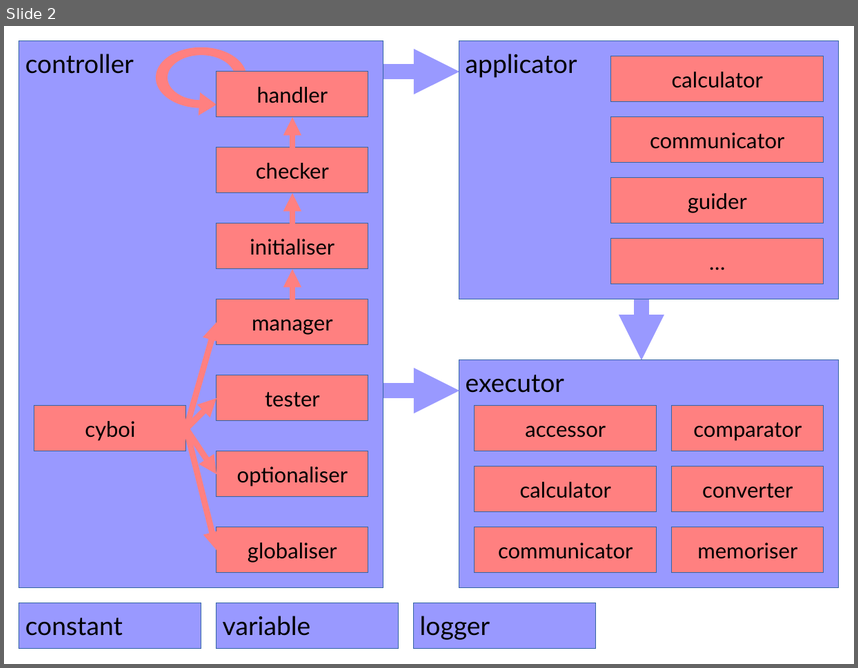
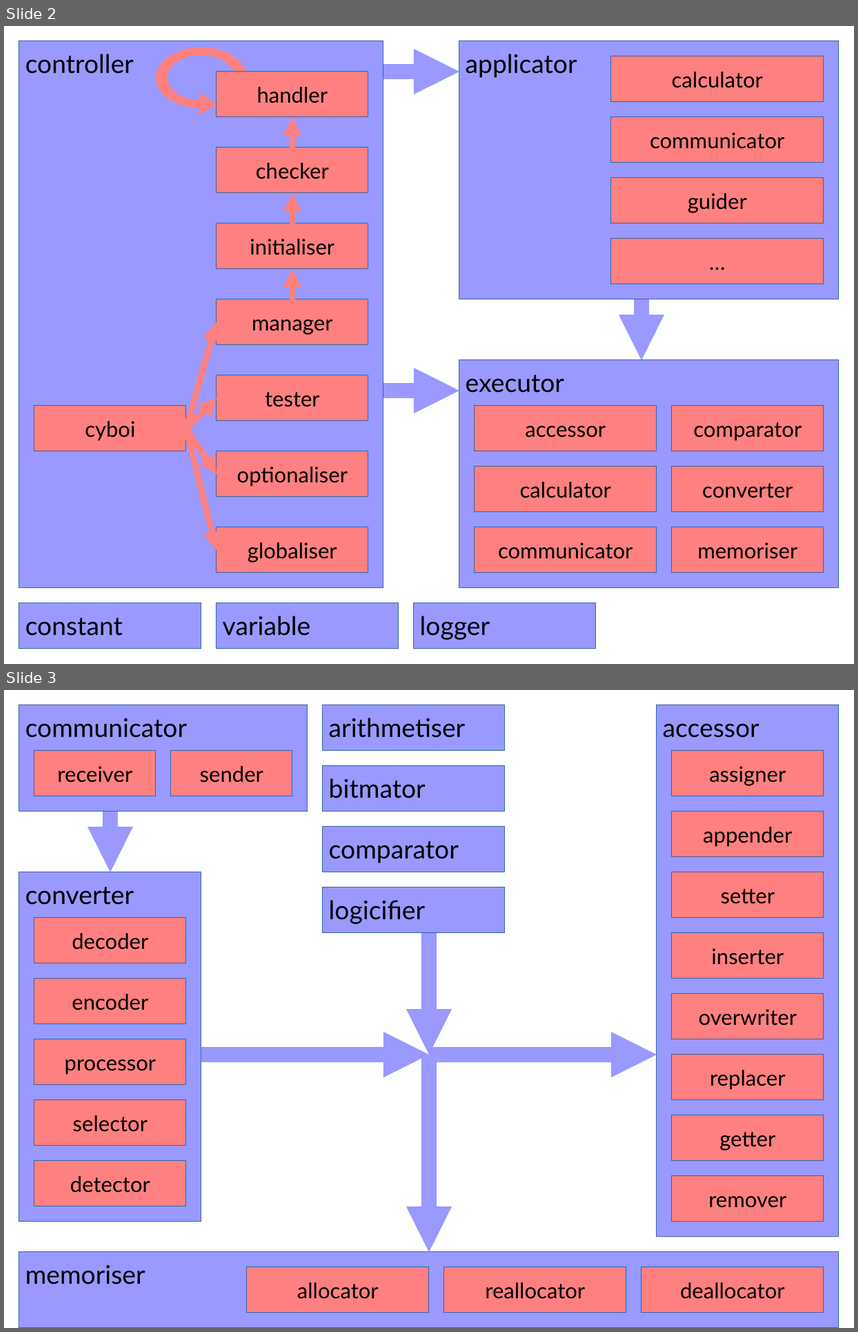
Before and after one commit to BackupTheBerlios/cybop-svn, a slide deck: trunk/src/architecture.odp. Shown one above the other, each under a label of ours: slide 2 before the commit, slides 2 and 3 after it. The pictures are 858x668 and 858x1332 pixels, drawn with LibreOffice and Linux fonts; fonts in the diff are those of the drawing. Boxes give left, top, right and bottom in pixels: in the first picture for what was removed or moved away, otherwise in the second. Text is boxed around its words. In the diff, an @@ line names an element or a change of style, - is before the commit and + after.

Commit message:
* Fix linking bug by adding "encode" function forward declaration to "compound_appender.c"         * Update "architecture.odp" document

```diff
--- a/trunk/src/architecture.odp
+++ b/trunk/src/architecture.odp
@@ slide 3 added at bbox=[4, 690, 854, 1328], background #FFFFFF @@
@@ rectangle added at bbox=[19, 705, 308, 812], fill #9999FF, outline #3465A4 0 pt, 24 pt, text #000000 @@
+communicator
@@ rectangle added at bbox=[323, 705, 505, 751], fill #9999FF, outline #3465A4 0 pt, 24 pt, text #000000 @@
+arithmetiser
@@ rectangle added at bbox=[34, 751, 155, 796], fill #FF8080, outline #3465A4 0 pt, 20 pt, text #000000 @@
+receiver
@@ rectangle added at bbox=[172, 751, 292, 796], fill #FF8080, outline #3465A4 0 pt, 20 pt, text #000000 @@
+sender
@@ rectangle added at bbox=[323, 766, 505, 811], fill #9999FF, outline #3465A4 0 pt, 24 pt, text #000000 @@
+bitmator
@@ arrow added from (110, 811) to (110, 872), #9999FF 14.17 pt @@
@@ rectangle added at bbox=[323, 827, 505, 872], fill #9999FF, outline #3465A4 0 pt, 24 pt, text #000000 @@
+comparator
@@ rectangle added at bbox=[323, 887, 505, 933], fill #9999FF, outline #3465A4 0 pt, 24 pt, text #000000 @@
+logicifier
@@ arrow added from (429, 933) to (429, 1054), #9999FF 14.17 pt @@
@@ arrow added from (201, 1054) to (429, 1054), #9999FF 14.17 pt @@
@@ arrow added from (429, 1054) to (429, 1252), #9999FF 14.17 pt @@
@@ arrow added from (429, 1054) to (657, 1054), #9999FF 14.17 pt @@
@@ group added at bbox=[19, 872, 201, 1221]: 6 rectangles @@
+converter
+decoder
+encoder
+processor
+selector
+detector
@@ group added at bbox=[657, 705, 839, 1237]: 9 rectangles @@
+accessor
+assigner
+appender
+setter
+inserter
+overwriter
+replacer
+getter
+remover
@@ group added at bbox=[19, 1252, 840, 1327]: 4 rectangles @@
+memoriser
+allocator
+reallocator
+deallocator
```
Also in this commit, not shown: 6 other files.
